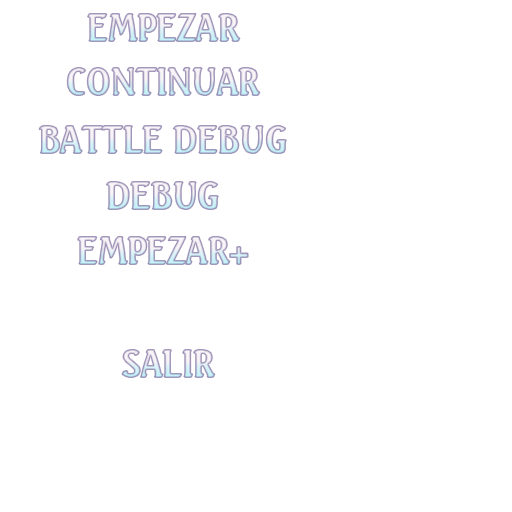
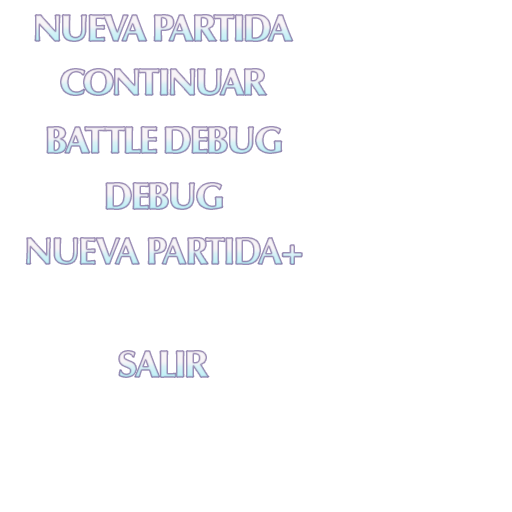
Layers edited between the first and the second 512 × 512 image:
"Translated": opacity 80% → 85% over <box>26,13,302,377</box>
painted on "SALIR" over <box>119,350,215,377</box>
renamed "EMPEZAR+" to "NUEVA PARTIDA+", painted on it over <box>26,236,302,264</box>
painted on "DEBUG" over <box>106,182,223,209</box>
painted on "BATTLE DEBUG" over <box>39,126,286,153</box>
painted on "CONTINUAR" over <box>61,68,267,95</box>
renamed "EMPEZAR" to "NUEVA PARTIDA", painted on it over <box>35,13,293,41</box>
